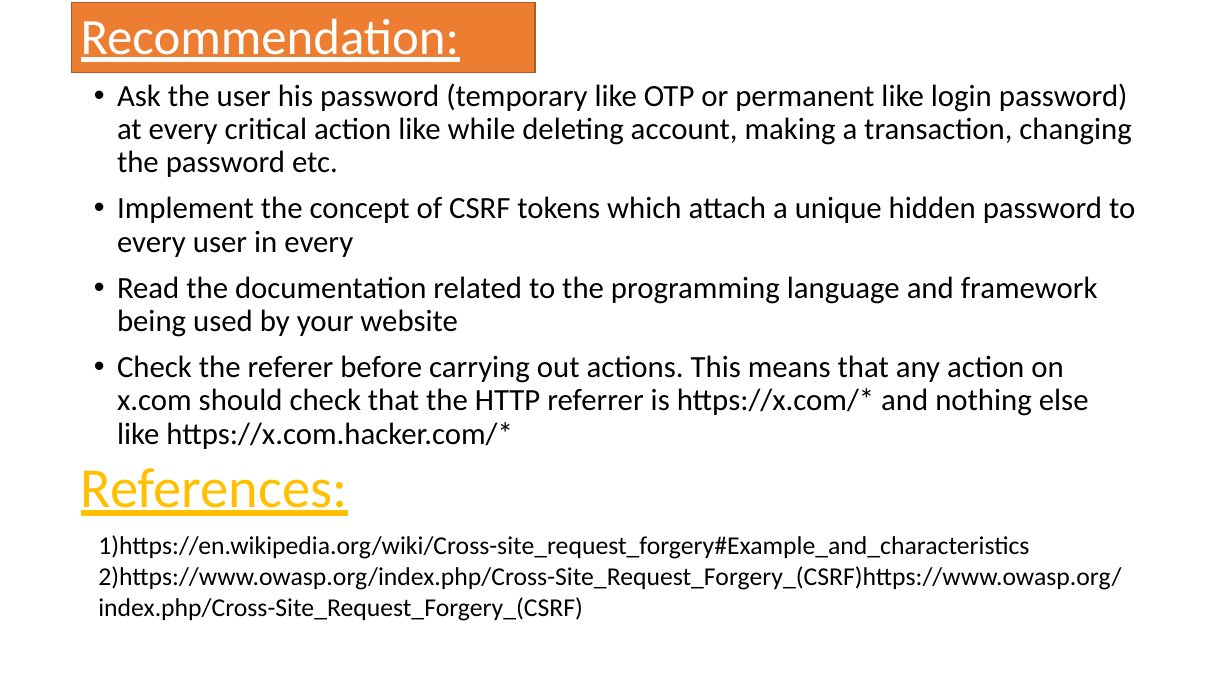
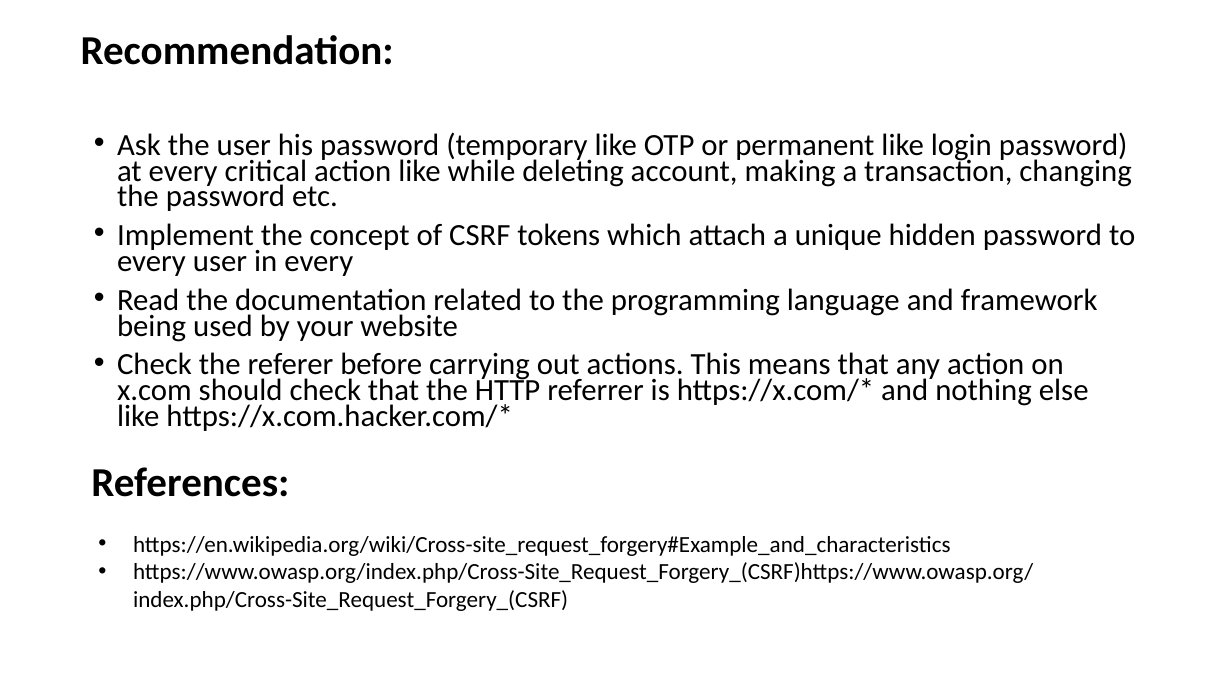
Before and after one commit to RocktimRajkumar/CEH-hack-a-thon, a slide deck: slide 51 of reports/Lifestyle Store/LifeStyle Store Application Reports.pptx. Drawn at 1232x693 pixels with LibreOffice and Linux fonts; fonts in the diff are those of the drawing. Boxes give left, top, right and bottom in pixels: in the first picture for what was removed or moved away, otherwise in the second. Text is boxed around its words. In the diff, an @@ line names an element or a change of style, - is before the commit and + after.

Commit message:
reports: Cross Site Request Forgery ppt done

```diff
--- a/reports/Lifestyle Store/LifeStyle Store Application Reports.pptx
+++ b/reports/Lifestyle Store/LifeStyle Store Application Reports.pptx
@@ title "Recommendation:": place and size @@
-title "Recommendation:" at <box>71,3,535,73</box>
+title "Recommendation:" at <box>81,35,394,65</box>
@@ title "Recommendation:" at <box>81,35,394,65</box>: size 39.6 to 32 pt, text colour #FFFFFF to #000000, bold on, underline off; fill #ED7D31 to none; outline #AF5C24 1 pt to none @@
@@ text "Ask the user his password ...": place and size @@
-text "Ask the user his password ..." at <box>117,83,1135,449</box>
+text "Ask the user his password ..." at <box>117,132,1135,431</box>
@@ text "Ask the user his password ..." at <box>117,132,1135,431</box>: line spacing 0.9 to 0.7 @@
@@ text "References:": place and size @@
-text "References:" at <box>81,468,348,516</box>
+text "References:" at <box>91,467,289,497</box>
@@ text "References:" at <box>91,467,289,497</box>: size 44 to 32 pt, text colour #FFC000 to #000000, bold on, underline off @@
@@ text at <box>133,536,1033,611</box>: text changed; size 20 to 18 pt @@
-1)https://en.wikipedia.org/wiki/Cross-site_request_forgery#Example_and_characteristics
-2)https://www.owasp.org/index.php/Cross-Site_Request_Forgery_(CSRF)https://www.owasp.org/index.php/Cross-Site_Request_Forgery_(CSRF)
+• https://en.wikipedia.org/wiki/Cross-site_request_forgery#Example_and_characteristics
+• https://www.owasp.org/index.php/Cross-Site_Request_Forgery_(CSRF)https://www.owasp.org/index.php/Cross-Site_Request_Forgery_(CSRF)
```
Also in this commit, not shown: 6 other slides changed.
